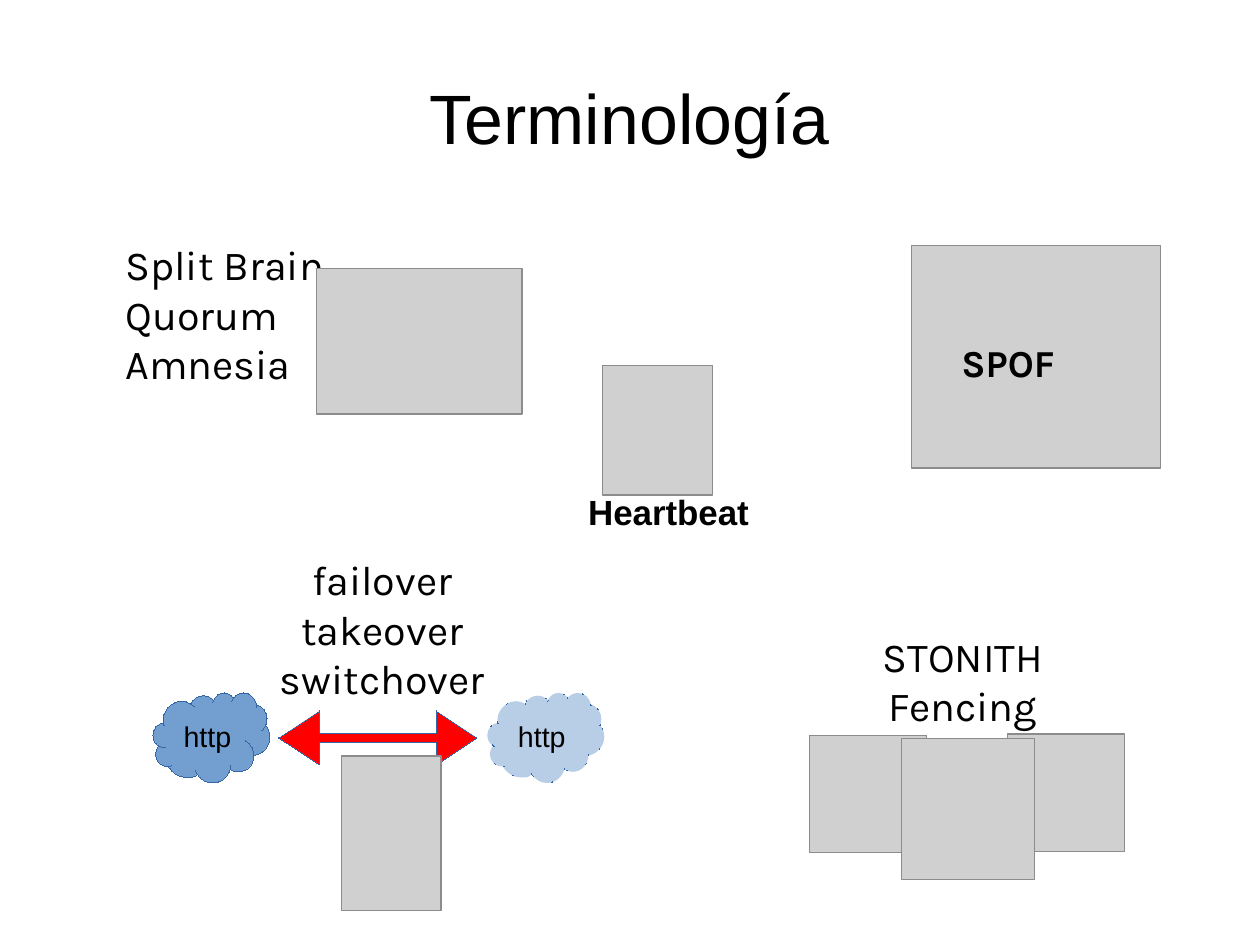
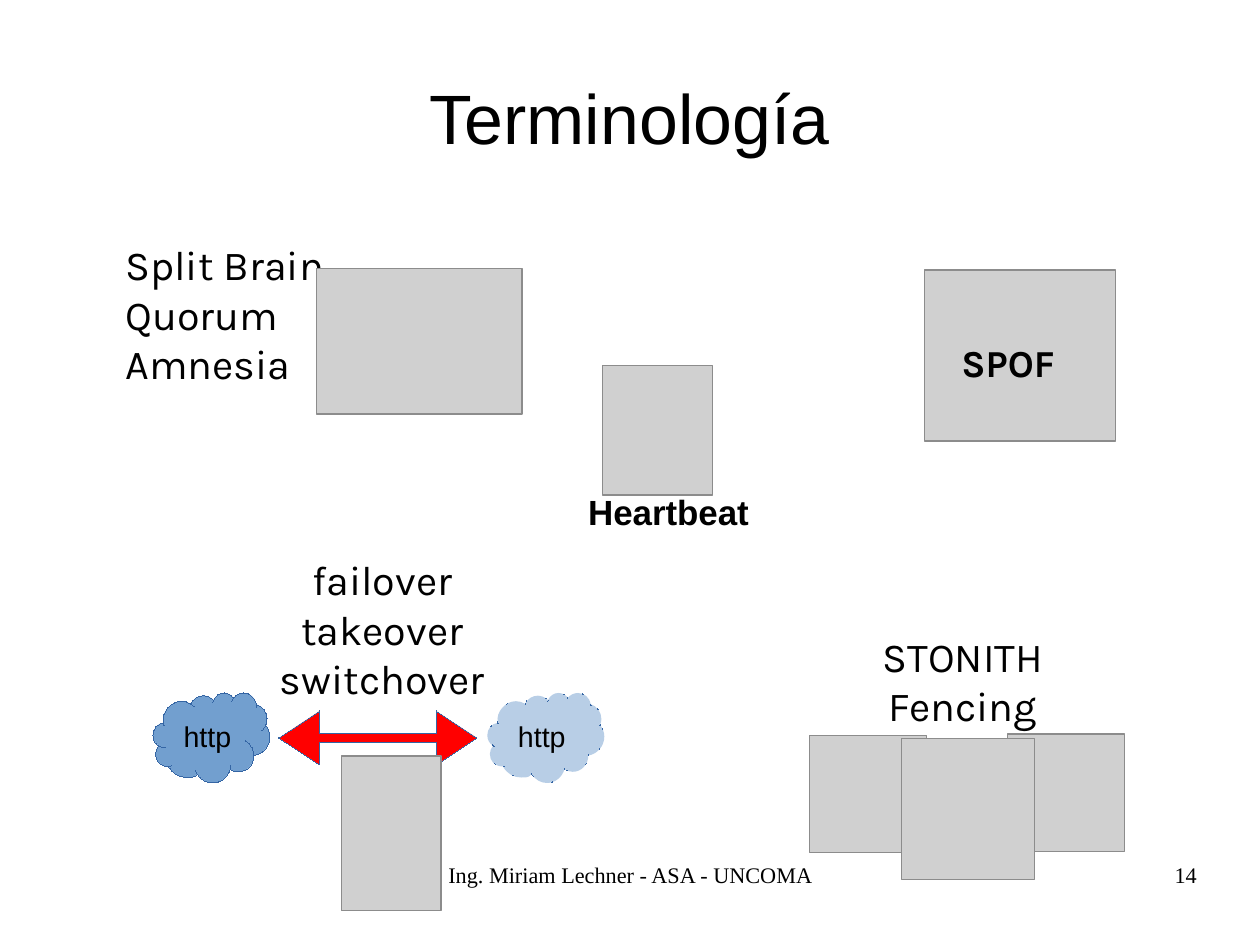
Before and after one commit to niniadcobre/asa, a slide deck: slide 14 of clases/ASA-cluster.odp (slide 13 before the commit). Drawn at 1260x945 pixels with LibreOffice and Linux fonts; fonts in the diff are those of the drawing; grey boxes stand for pictures. Boxes give left, top, right and bottom in pixels: in the first picture for what was removed or moved away, otherwise in the second. Text is boxed around its words. In the diff, an @@ line names an element or a change of style, - is before the commit and + after.

```diff
--- a/clases/ASA-cluster.odp
+++ b/clases/ASA-cluster.odp
@@ picture: place and size @@
-picture at (912,246,1162,468)
+picture at (925,270,1117,441)
@@ text added at (448,867,812,888), 14 pt, text #000000 @@
+Ing. Miriam Lechner - ASA - UNCOMA
@@ page number added at (1175,868,1197,883), 14 pt, text #000000 @@
+14
```
Also in this commit, not shown: 20 other slides changed, 3 slides added, 2 slides removed, 5 other files.
